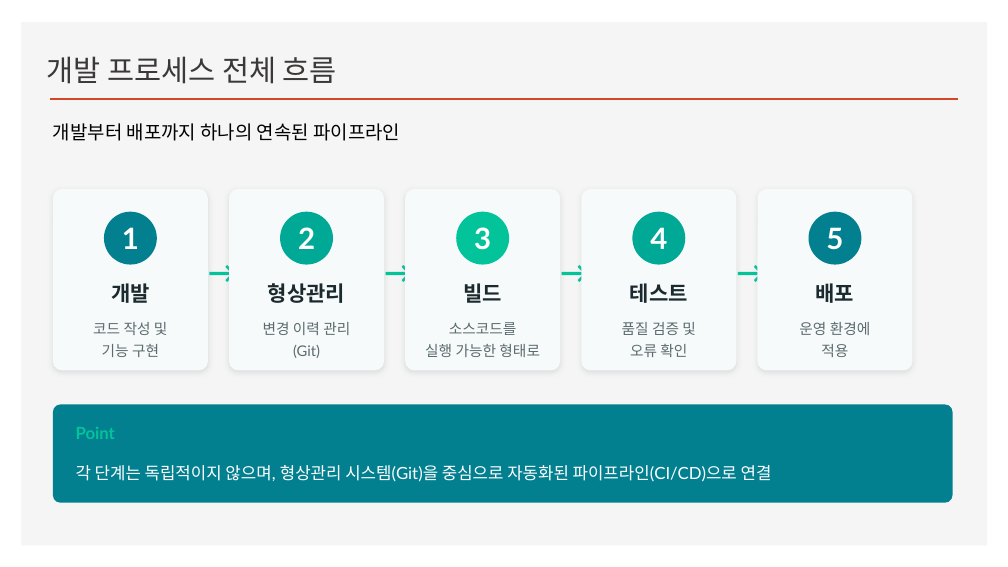
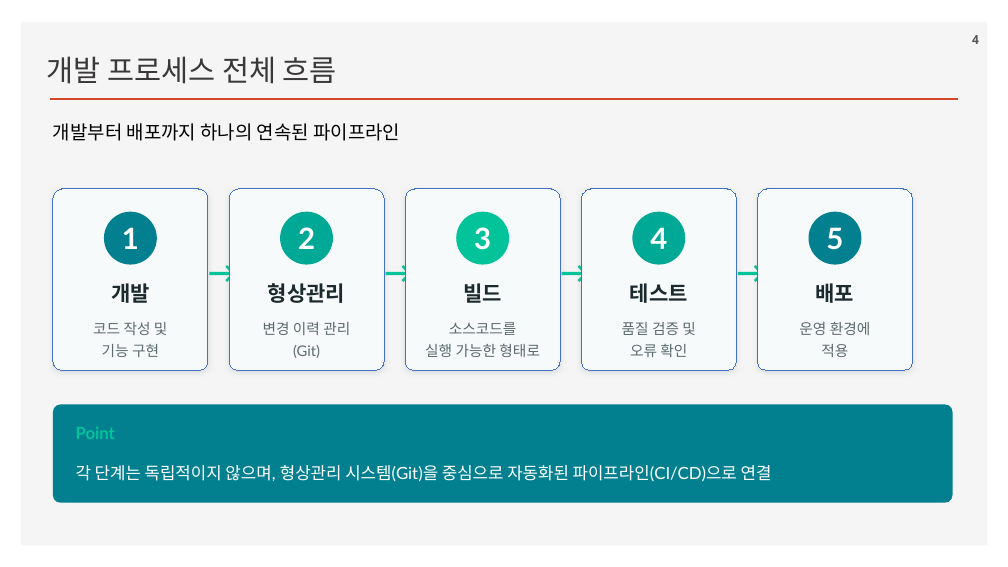
Before and after one commit to ancestor9/2026_Fall_Application-Deployment, a slide deck: slide 4 of App Deployment.pptx. Drawn at 1008x567 pixels with LibreOffice and Linux fonts; fonts in the diff are those of the drawing; background and template pictures are left out. Boxes give left, top, right and bottom in pixels: in the first picture for what was removed or moved away, otherwise in the second. Text is boxed around its words. In the diff, an @@ line names an element or a change of style, - is before the commit and + after.

```diff
--- a/App Deployment.pptx
+++ b/App Deployment.pptx
@@ page number added at bbox=[972, 35, 979, 44], 12 pt, text #595959, bold @@
+4
@@ outline none to #4472C4 0.75 pt in 5 elements at bbox=[53, 189, 208, 371], bbox=[229, 189, 384, 371], bbox=[405, 189, 560, 371], bbox=[582, 189, 737, 371], bbox=[758, 189, 913, 371] @@
```
Also in this commit, not shown: 11 other slides changed, 10 slides added.
